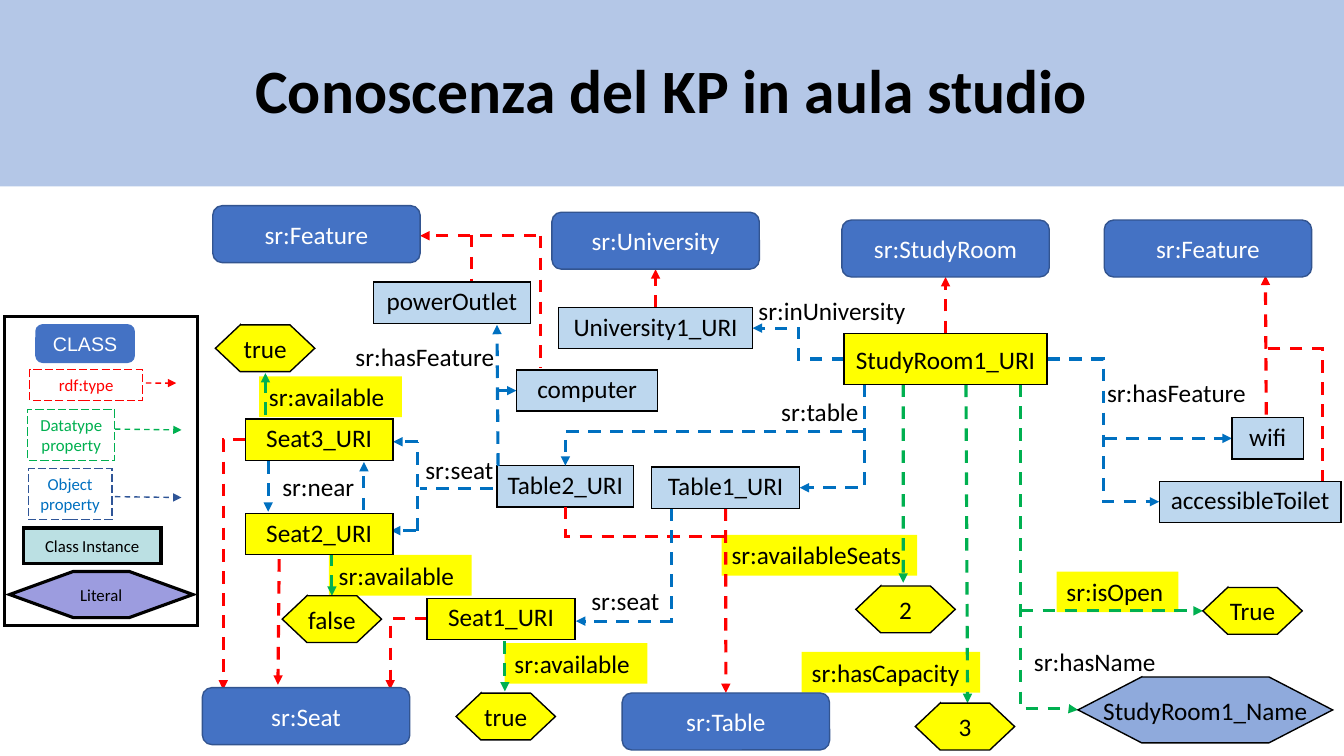
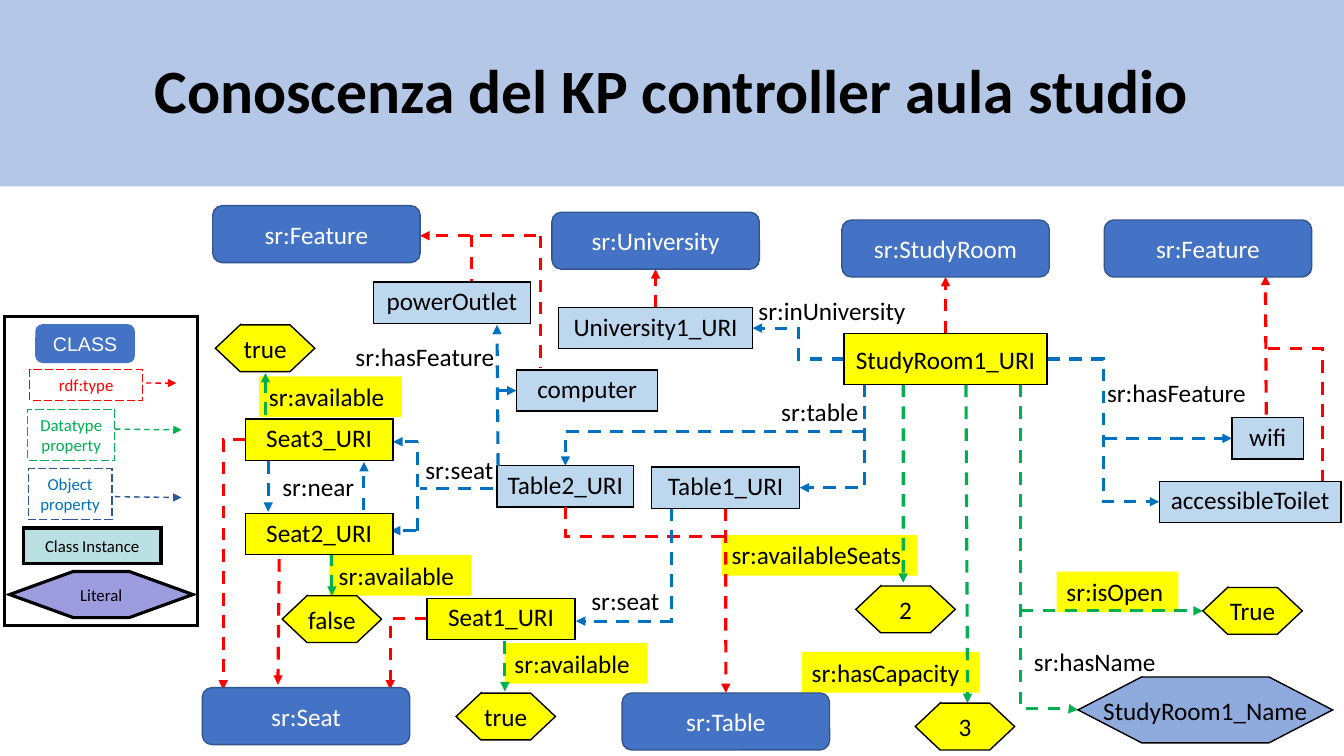
Before and after one commit to matte21/CalcM, a slide deck: slide 13 of ontologia.pptx (slide 16 before the commit). Drawn at 1344x756 pixels with LibreOffice and Linux fonts; fonts in the diff are those of the drawing. Boxes give left, top, right and bottom in pixels: in the first picture for what was removed or moved away, otherwise in the second. Text is boxed around its words. In the diff, an @@ line names an element or a change of style, - is before the commit and + after.

Commit message:
Suddivisione conoscenza oggetti tra i 2 KP aula studio, compattazione slide con aggiunta animazioni

```diff
--- a/ontologia.pptx
+++ b/ontologia.pptx
@@ text in rectangle at [154, 69, 1187, 114]: text changed @@
-Conoscenza del KP in aula studio
+Conoscenza del KP controller aula studio
```
Also in this commit, not shown: 3 other slides changed, 2 slides added, 5 slides removed.
